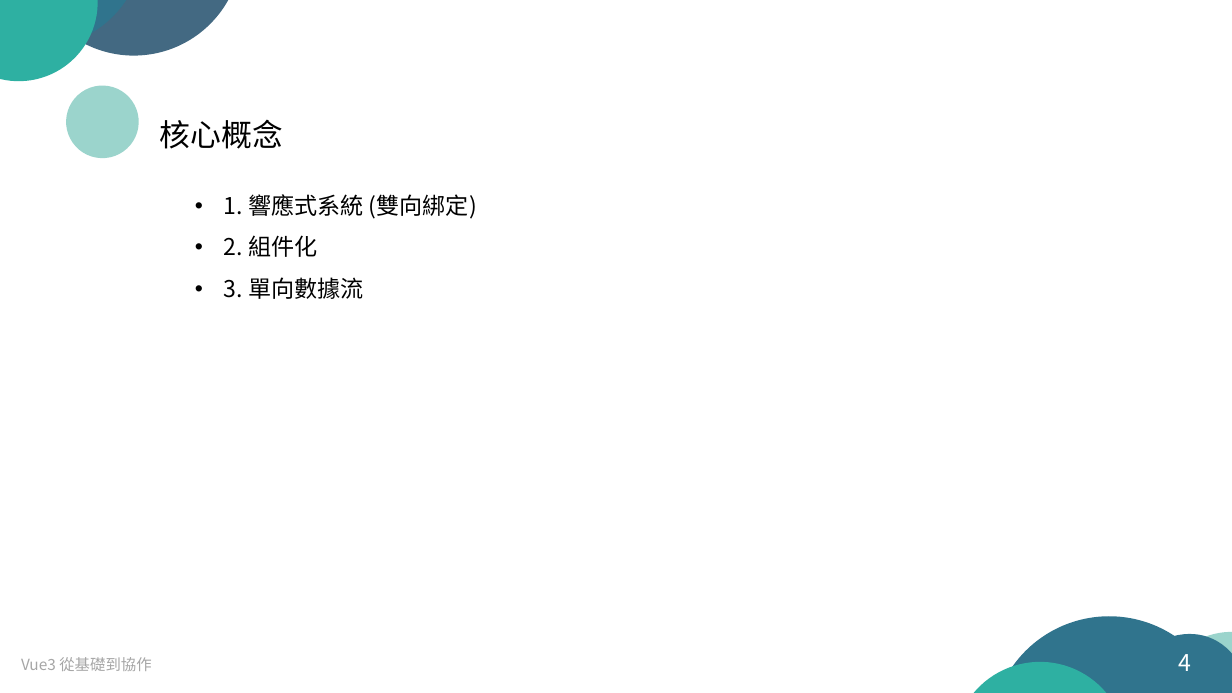
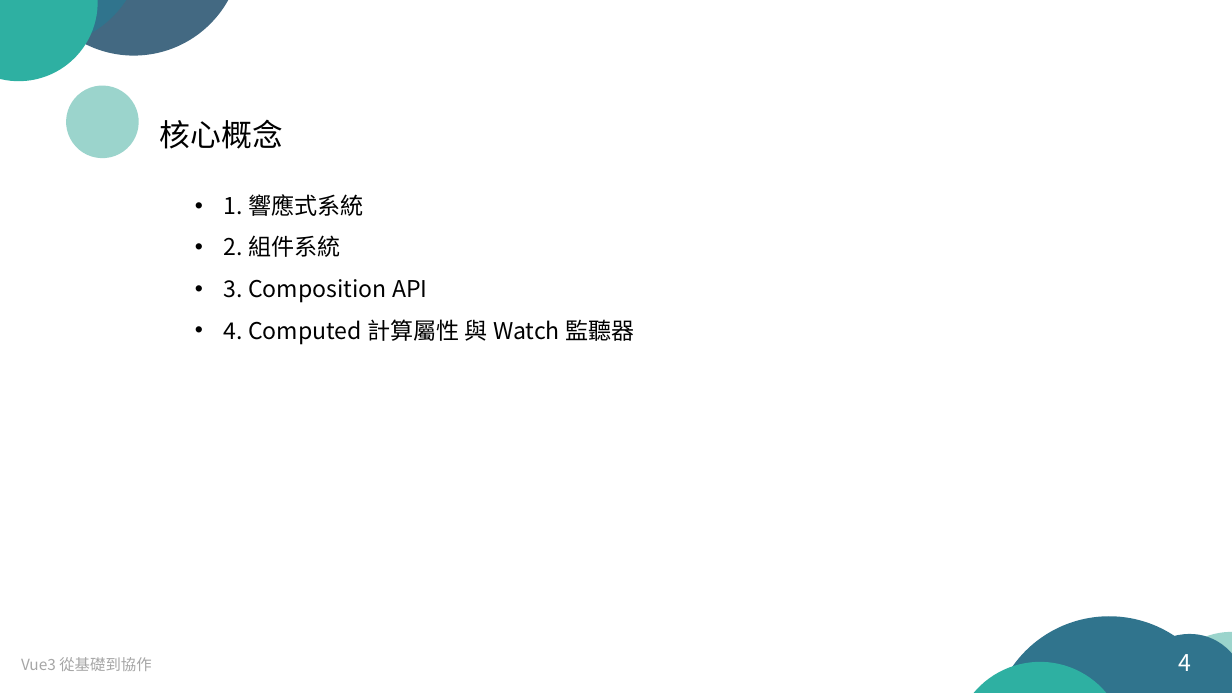
Before and after one commit to arx827/myDrive, a slide deck: slide 4 of Vue.js 從基礎到協作.pptx. Drawn at 1232x693 pixels with LibreOffice and Linux fonts; fonts in the diff are those of the drawing. Boxes give left, top, right and bottom in pixels: in the first picture for what was removed or moved away, otherwise in the second. Text is boxed around its words. In the diff, an @@ line names an element or a change of style, - is before the commit and + after.

```diff
--- a/Vue.js 從基礎到協作.pptx
+++ b/Vue.js 從基礎到協作.pptx
@@ text at bbox=[224, 194, 634, 344]: text changed @@
-• 1. 響應式系統 (雙向綁定)
-• 2. 組件化
-• 3. 單向數據流
+• 1. 響應式系統
+• 2. 組件系統
+• 3. Composition API
+• 4. Computed 計算屬性 與 Watch 監聽器
```
Also in this commit, not shown: 10 other slides changed, 2 slides added, 1 slide removed, 1 other file.
